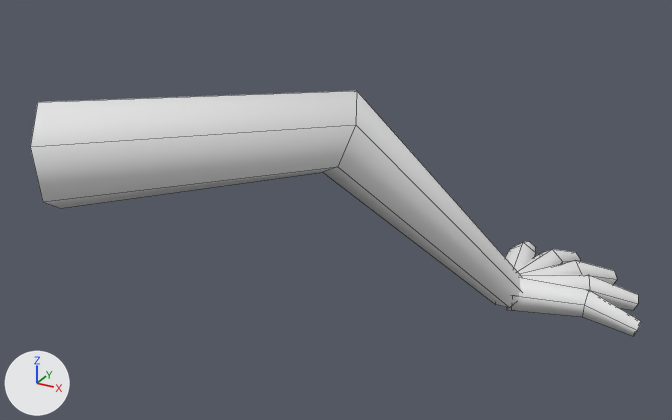
The FBX model unity/Assets/Art/Models/Tokage_Leg1.fbx as it was, and as the next commit left it.
Both versions are drawn from a 50 mm camera at (0.593, -0.555, 0.287) aimed at (0.197, 0.166, -0.073). The lights are fixed; the arrows at lower left show +X, +Y and +Z. The picture after the commit comes second. Mesh edges are drawn as thin lines. Where no turn or scale is listed for an object, it has been applied to the vertices.

Before the edit, the objects in view are built like this:
```python
me_tokage_leg1 = bpy.data.meshes.new('Tokage_Leg1')
me_tokage_leg1.from_pydata(...)  # 93 vertices, 62 faces; spans x -0.024..0.473, y -0.038..0.411, z -0.197..0.057
me_tokage_leg1.materials.append(mat_vertexcolor)  # white #e7e7e7
ob_tokage_leg1 = bpy.data.objects.new('Tokage_Leg1', me_tokage_leg1)
ob_tokage_leg1.location = (0.0, 0.0, 0.0)
```
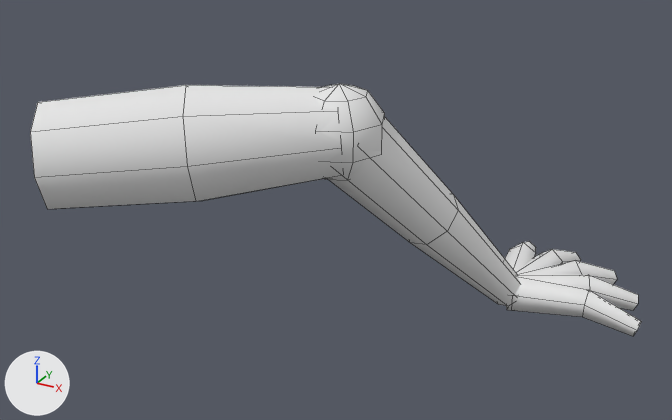
Location of each change, (x1, y1, x2, y2) in pixels of the pictures (672 x 420 px; the box of a moved part takes in the faces that stretch with it):
'Tokage_Leg1', reshaped: before (30, 91, 641, 336); after (30, 84, 641, 336)
part 1 of me_tokage_leg1, added: after (317, 84, 385, 180)
part 2 of me_tokage_leg1, added: after (328, 118, 520, 306)
part 3 of me_tokage_leg1, moved or reshaped: before (30, 91, 521, 308); after (30, 85, 343, 209)

Edits to the bpy script that builds the scene:
```text
Change me_tokage_leg1:
    used by ob_tokage_leg1; location = (0.0, 0.0, 0.0)
    remove me_tokage_leg1.from_pydata(...)  # 93 vertices, 62 faces; spans x -0.024..0.473, y -0.038..0.411, z -0.197..0.057
    add me_tokage_leg1.from_pydata(...)  # 157 vertices, 122 faces; spans x -0.025..0.473, y -0.043..0.411, z -0.197..0.064
    me_tokage_leg1 part 1: a new loose piece, a UV sphere (8 segments, 5 rings, poles along z) spanning x 0.178..0.262, y 0.088..0.172, z -0.024..0.064, in mat_vertexcolor (white #e7e7e7)
    me_tokage_leg1 part 2: a new loose piece of 24 vertices spanning x 0.186..0.355, y 0.097..0.295, z -0.192..0.047, in mat_vertexcolor (white #e7e7e7)
    me_tokage_leg1 part 3
    15 vertices are removed from x -0.024..0.358, y -0.038..0.297, z -0.194..0.057
    12 faces are deleted
    1 vertex moves from x 0.208, y 0.121, z -0.017 to x 0.114, y 0.067, z -0.044
    21 vertices are added at x -0.025..0.241, y -0.043..0.165, z -0.035..0.064
    16 new faces join them
```
